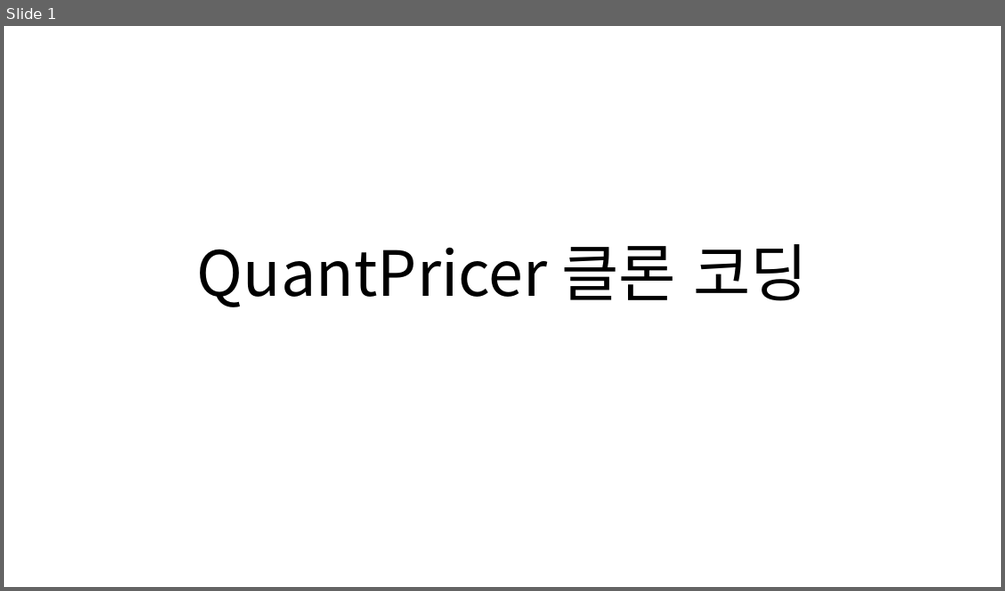
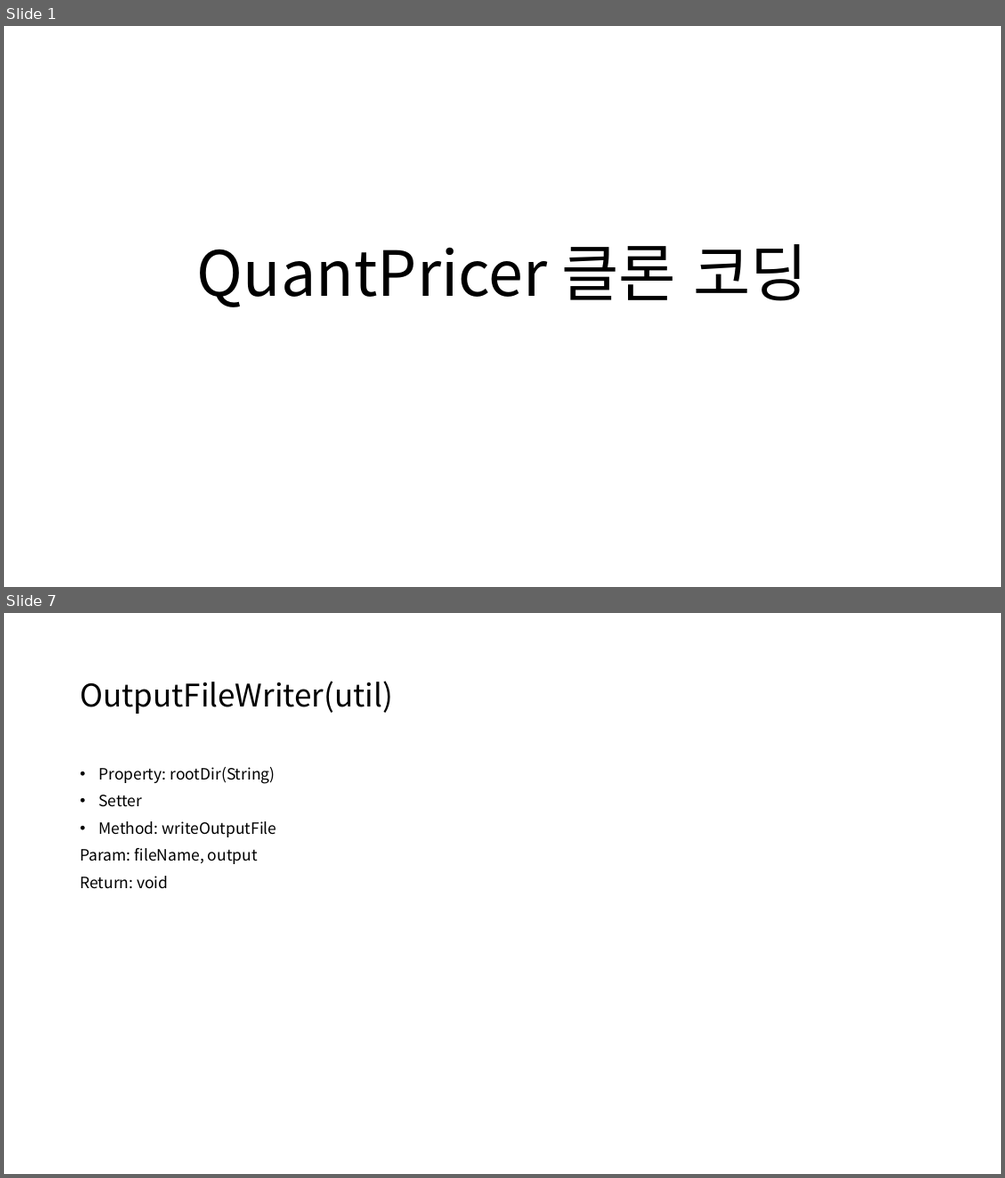
Before and after one commit to kdw1437/SpringHomework_BackEnd, a slide deck: QuantPricer 클론 코딩_240903.pptx. Shown one above the other, each under a label of ours: slide 1 before the commit, slides 1 and 7 after it; the slides between them are not shown. The pictures are 1005x591 and 1005x1178 pixels, drawn with LibreOffice and Linux fonts; fonts in the diff are those of the drawing. Boxes give left, top, right and bottom in pixels: in the first picture for what was removed or moved away, otherwise in the second. Text is boxed around its words. In the diff, an @@ line names an element or a change of style, - is before the commit and + after.

```diff
--- a/QuantPricer 클론 코딩_240903.pptx
+++ b/QuantPricer 클론 코딩_240903.pptx
@@ slide 7 added at bbox=[4, 613, 1001, 1174], background #FFFFFF @@
@@ title added at bbox=[80, 681, 393, 714], 30 pt, text #000000 @@
+OutputFileWriter(util)
@@ text added at bbox=[80, 767, 277, 889], 15 pt, text #000000 @@
+• Property: rootDir(String)
+• Setter
+• Method: writeOutputFile
+Param: fileName, output
+Return: void
```
Also in this commit, not shown: 2 slides changed, 5 other slides added.
